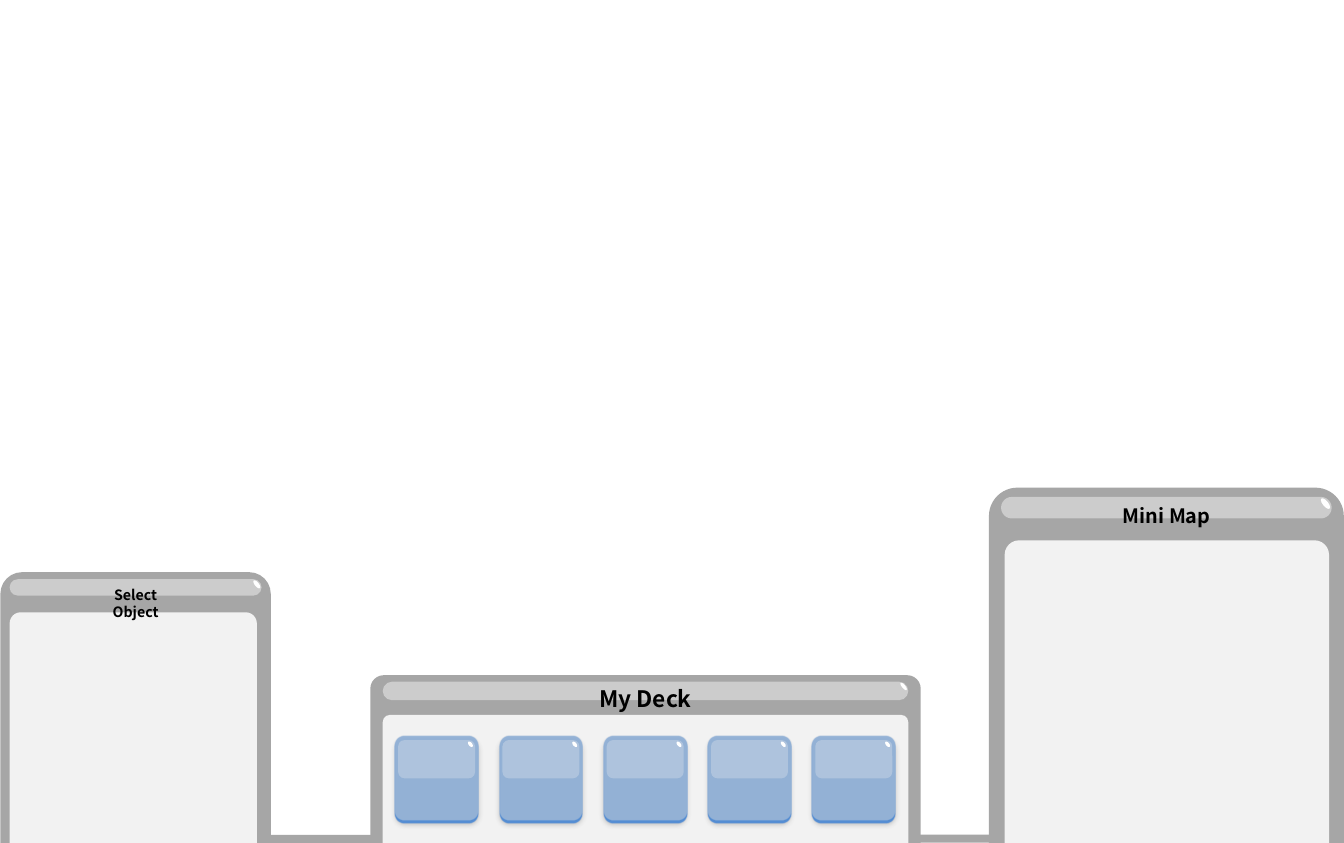
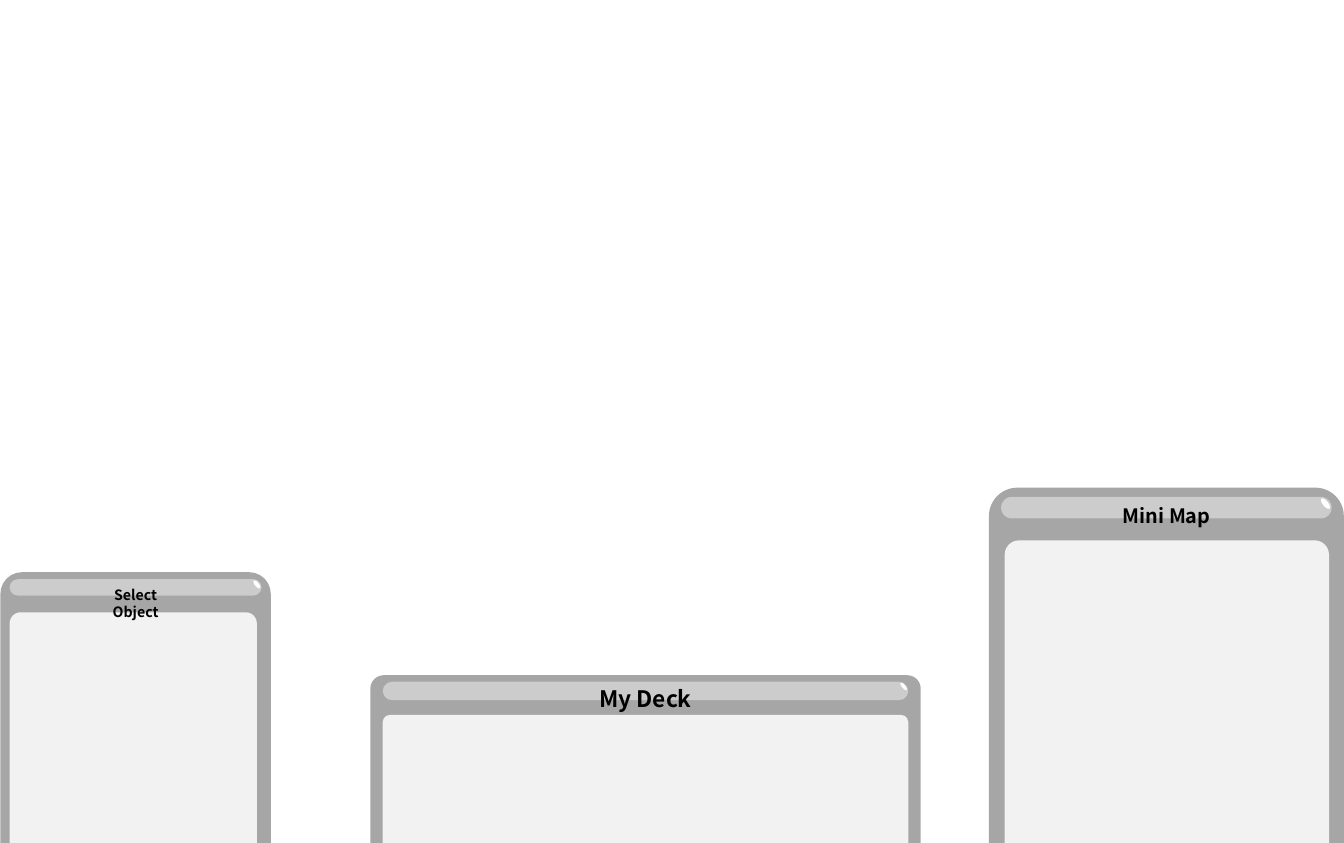
Before and after one commit to JinsooLee-Testing/aww, a slide deck: slide 4 of 기획문서/UI.pptx. Drawn at 1344x843 pixels with LibreOffice and Linux fonts; fonts in the diff are those of the drawing. Boxes give left, top, right and bottom in pixels: in the first picture for what was removed or moved away, otherwise in the second. Text is boxed around its words. In the diff, an @@ line names an element or a change of style, - is before the commit and + after.

```diff
--- a/기획문서/UI.pptx
+++ b/기획문서/UI.pptx
@@ group removed at <box>395,735,478,823</box>: 3 rounded rectangles, 1 ellipse @@
@@ group removed at <box>499,735,583,823</box>: 3 rounded rectangles, 1 ellipse @@
@@ group removed at <box>603,735,687,823</box>: 3 rounded rectangles, 1 ellipse @@
@@ group removed at <box>708,735,791,823</box>: 3 rounded rectangles, 1 ellipse @@
@@ group removed at <box>812,735,896,823</box>: 3 rounded rectangles, 1 ellipse @@
@@ rectangle removed at <box>261,835,375,843</box> @@
@@ rectangle removed at <box>909,835,989,843</box> @@
```
Also in this commit, not shown: 1 other slide changed, 4 slides added, 1 slide removed, 26 other files.
